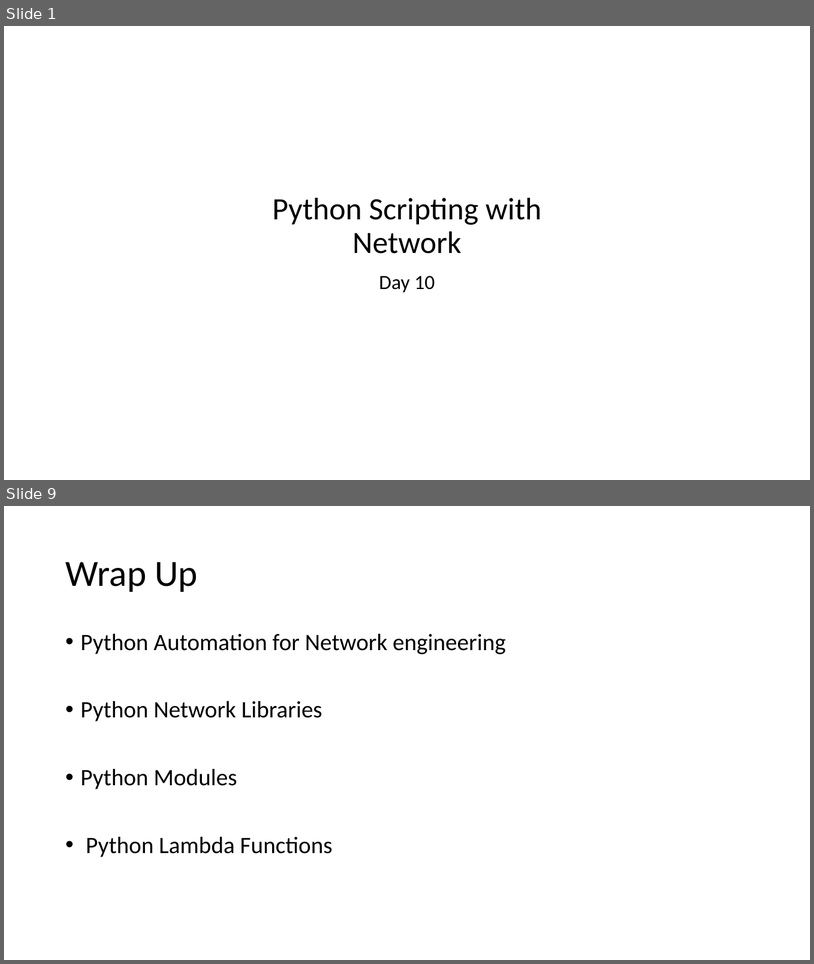
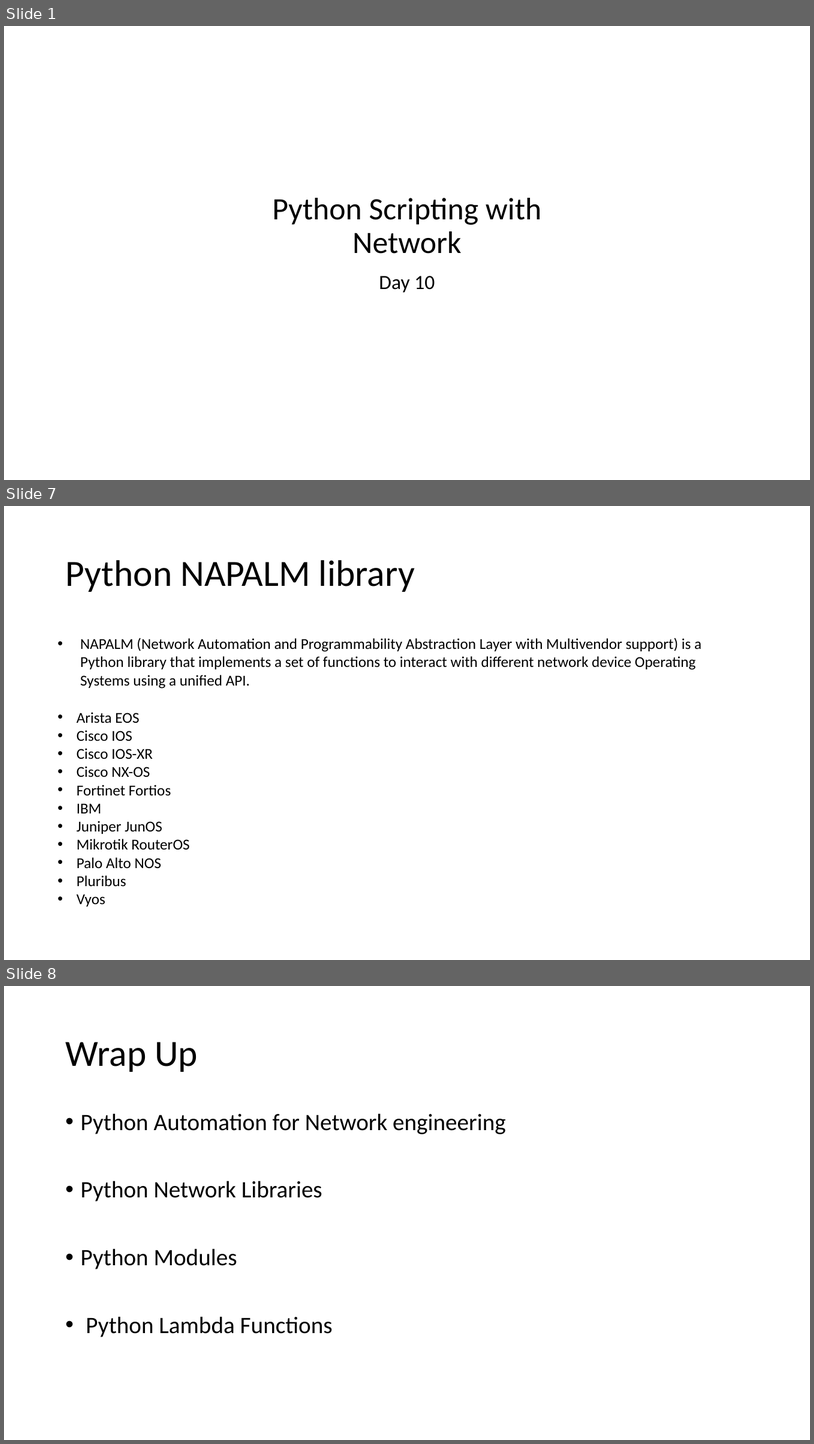
Before and after one commit to imcuteani/Python-Network-Automation, a slide deck: Slides/Day-10/Python Scripting for Networking - Day 10.pptx. Shown one above the other, each under a label of ours: slides 1 and 9 before the commit, slides 1, 7 and 8 after it; the slides between them are not shown. The pictures are 814x964 and 814x1444 pixels, drawn with LibreOffice and Linux fonts; fonts in the diff are those of the drawing; background and template pictures are left out. Boxes give left, top, right and bottom in pixels: in the first picture for what was removed or moved away, otherwise in the second. Text is boxed around its words. In the diff, an @@ line names an element or a change of style, - is before the commit and + after.

```diff
--- a/Slides/Day-10/Python Scripting for Networking - Day 10.pptx
+++ b/Slides/Day-10/Python Scripting for Networking - Day 10.pptx
@@ slide 7 added at [4, 506, 810, 960], background #FFFFFF @@
@@ title added at [65, 560, 415, 592], 44 pt, text #000000 @@
+Python NAPALM library
@@ text added at [77, 637, 702, 906], 18 pt, text #000000 @@
+• NAPALM (Network Automation and Programmability Abstraction Layer with Multivendor support) is a Python library that implements a set of functions to interact with different network device Operating Systems using a unified API.
+• Arista EOS
+• Cisco IOS
+• Cisco IOS-XR
+• Cisco NX-OS
+• Fortinet Fortios
+• IBM
+• Juniper JunOS
+• Mikrotik RouterOS
+• Palo Alto NOS
+• Pluribus
+• Vyos
@@ what was slide 9 is now slide 8 @@
```
Also in this commit, not shown: 4 slides changed, 1 other slide added, 3 slides removed, 4 other files.
